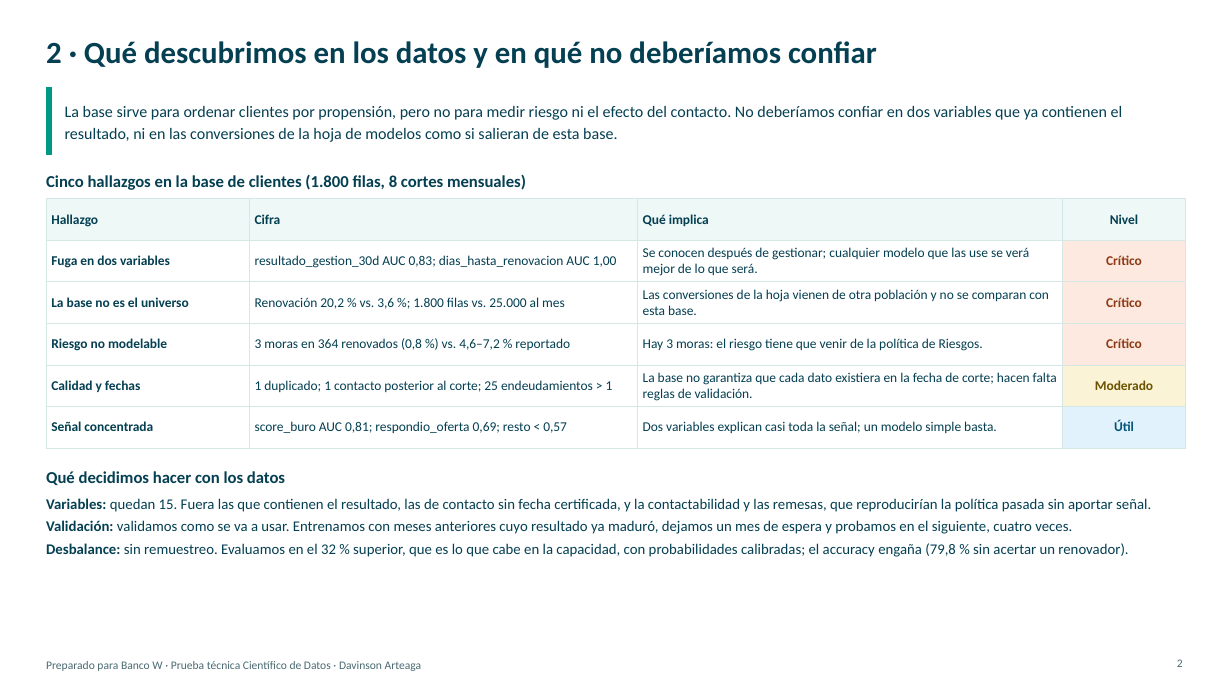
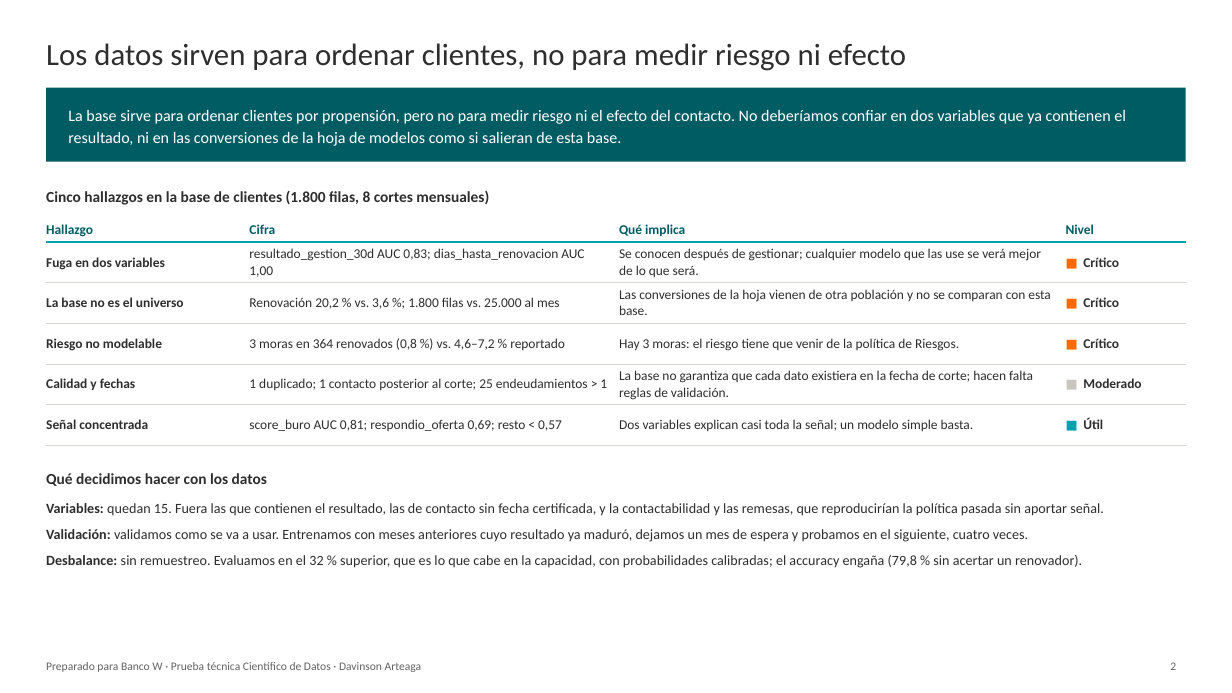
Before and after one commit to DavinsonA/bancow, a slide deck: slide 2 of entregables/BancoW_Priorizacion_Renovaciones_DavinsonArteaga.pptx. Drawn at 1232x693 pixels with LibreOffice and Linux fonts; fonts in the diff are those of the drawing. Boxes give left, top, right and bottom in pixels: in the first picture for what was removed or moved away, otherwise in the second. Text is boxed around its words. In the diff, an @@ line names an element or a change of style, - is before the commit and + after.

```diff
--- a/entregables/BancoW_Priorizacion_Renovaciones_DavinsonArteaga.pptx
+++ b/entregables/BancoW_Priorizacion_Renovaciones_DavinsonArteaga.pptx
@@ title at <box>46,43,906,71</box>: text changed; text colour #043F52 to #2E2E2E; bold off @@
-2 · Qué descubrimos en los datos y en qué no deberíamos confiar
+Los datos sirven para ordenar clientes, no para medir riesgo ni efecto
@@ rectangle removed at <box>46,88,52,154</box> @@
@@ rectangle added at <box>46,88,1186,162</box>, fill #005C63 @@
@@ text "La base sirve para ordenar ..." at <box>68,110,1126,146</box>: text colour #043F52 to #FFFFFF; line spacing 1.1 to 1.15 @@
@@ text "Cinco hallazgos en la base ..." at <box>46,190,489,205</box>: size 13 to 12 pt, text colour #043F52 to #2E2E2E; line spacing 1 to 1.15; vertical alignment middle to top @@
@@ text "Cinco hallazgos en la base ...": place and size @@
-text "Cinco hallazgos en la base ..." at <box>46,174,526,192</box>
+text "Cinco hallazgos en la base ..." at <box>46,190,489,205</box>
@@ table at <box>46,214,1186,435</box> @@
-row 2, column 4: Crítico
+row 2, column 4: ■ Crítico
-row 3, column 4: Crítico
+row 3, column 4: ■ Crítico
-row 4, column 4: Crítico
+row 4, column 4: ■ Crítico
-row 5, column 4: Moderado
+row 5, column 4: ■ Moderado
-row 6, column 4: Útil
+row 6, column 4: ■ Útil
@@ fill #EEF8F7 to none in row 1 @@
@@ fill #FDE9DF to none in 3 cells @@
@@ fill #FBF3D5 to none in row 5, column 4 @@
@@ fill #E2F2FD to none in row 6, column 4 @@
@@ text colour #043F52 to #005C63 in "Hallazgo", "Cifra", "Qué implica", "Nivel" @@
@@ text colour #043F52 to #2E2E2E @@
@@ alignment centre to left @@
@@ borders changed @@
@@ table: place and size @@
-table at <box>46,199,1186,437</box>
+table at <box>46,214,1186,435</box>
@@ text "Qué decidimos hacer con los ..." at <box>46,473,267,486</box>: size 13 to 12 pt, text colour #043F52 to #2E2E2E; line spacing 1 to 1.15; vertical alignment middle to top @@
@@ text "Variables: quedan 15. Fuera las ..." at <box>46,503,1104,568</box>: size 11.5 to 11 pt, text colour #043F52 to #2E2E2E; bullet • to ▪; line spacing 1 to 1.15; more space between paragraphs @@
@@ text "Preparado para Banco W · ..." at <box>46,662,422,672</box>: text colour #4A6A72 to #656365 @@
@@ page number at <box>1170,662,1176,670</box>: text colour #4A6A72 to #656365 @@
```
Also in this commit, not shown: 6 other slides changed, 1 other file.
